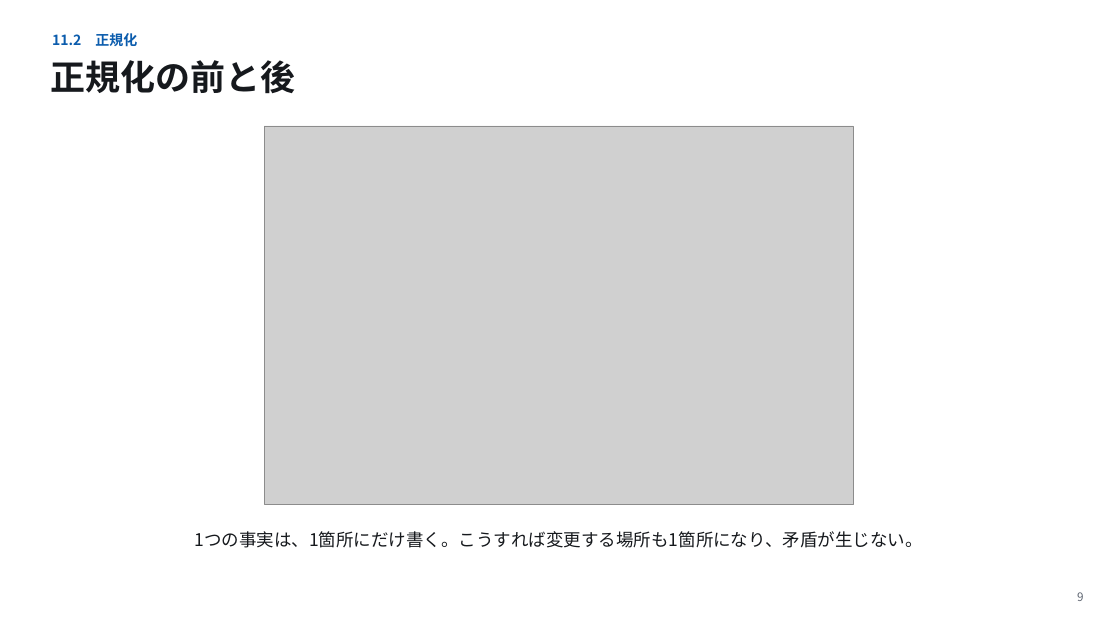
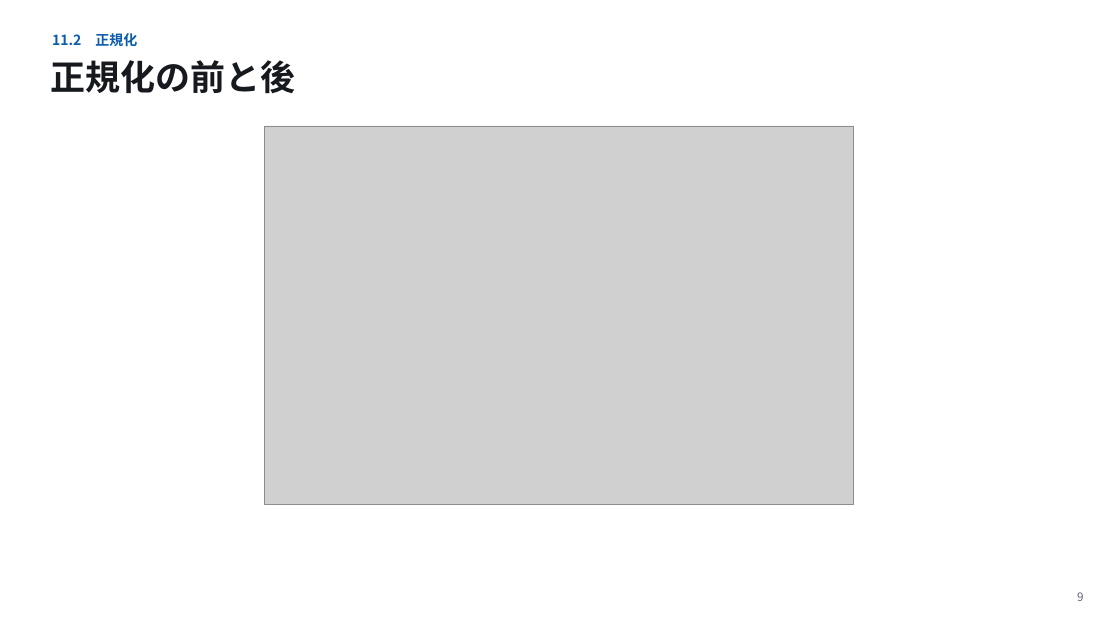
Before and after one commit to koide55/CompOutline, a slide deck: slide 9 of slides/第11回_データベースとデータ処理.pptx. Drawn at 1120x630 pixels with LibreOffice and Linux fonts; fonts in the diff are those of the drawing; grey boxes stand for pictures. Boxes give left, top, right and bottom in pixels: in the first picture for what was removed or moved away, otherwise in the second. Text is boxed around its words. In the diff, an @@ line names an element or a change of style, - is before the commit and + after.

```diff
--- a/slides/第11回_データベースとデータ処理.pptx
+++ b/slides/第11回_データベースとデータ処理.pptx
@@ text removed at [194,531,922,548] @@
-1つの事実は、1箇所にだけ書く。こうすれば変更する場所も1箇所になり、矛盾が生じない。
```
Also in this commit, not shown: 5 other slides changed, 23 other files.
